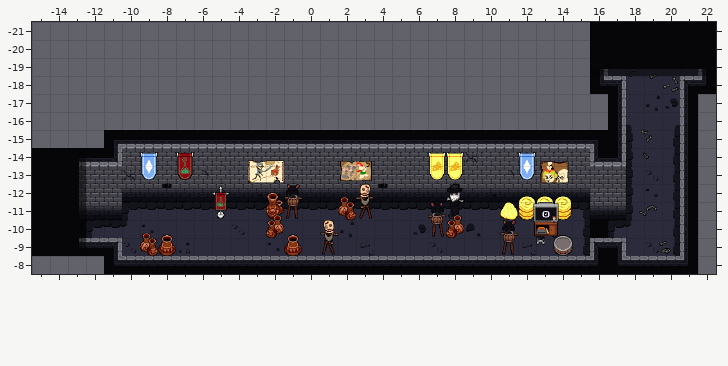
Two versions of a level (Tiled map, Assets/Карты/Тревел/Подземелье/TimeTravel_MedievalDungeon/TimeTravel_MedievalDungeonStoreroom.tmx). The picture above is the old version.
Cells are 32x32 px. Shown: x -15..22, y -21..-8. Not drawn, because the pictures are missing: unchanged layers "BARRIER_AIR", "BARRIER_GROUND".
After the commit:
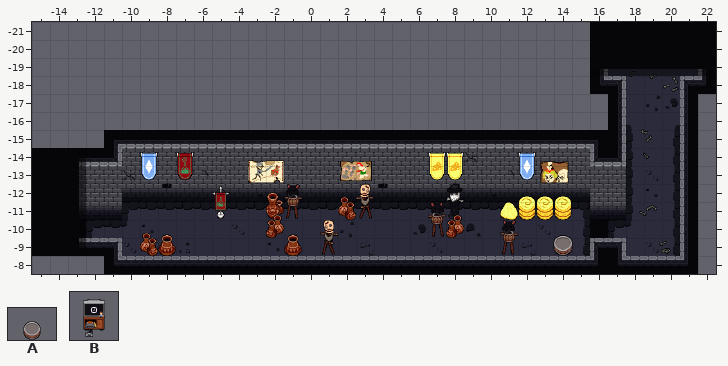
Key: from "0_TimeTravel_BarrelDrum": A 0; from "TimeMachine": B 0.
Objects are placed by their top-left corner, in cells (3,4 is the top-left corner of cell 3,4); size is 1x1 cell unless given.
Difference:
Layer "Objects":
changed: A at 13,-10 size 3x2 -> A "WoodenBarrelDrum" at 13,-10 size 3x2
removed: B at 12,-11.5 size 3x3
